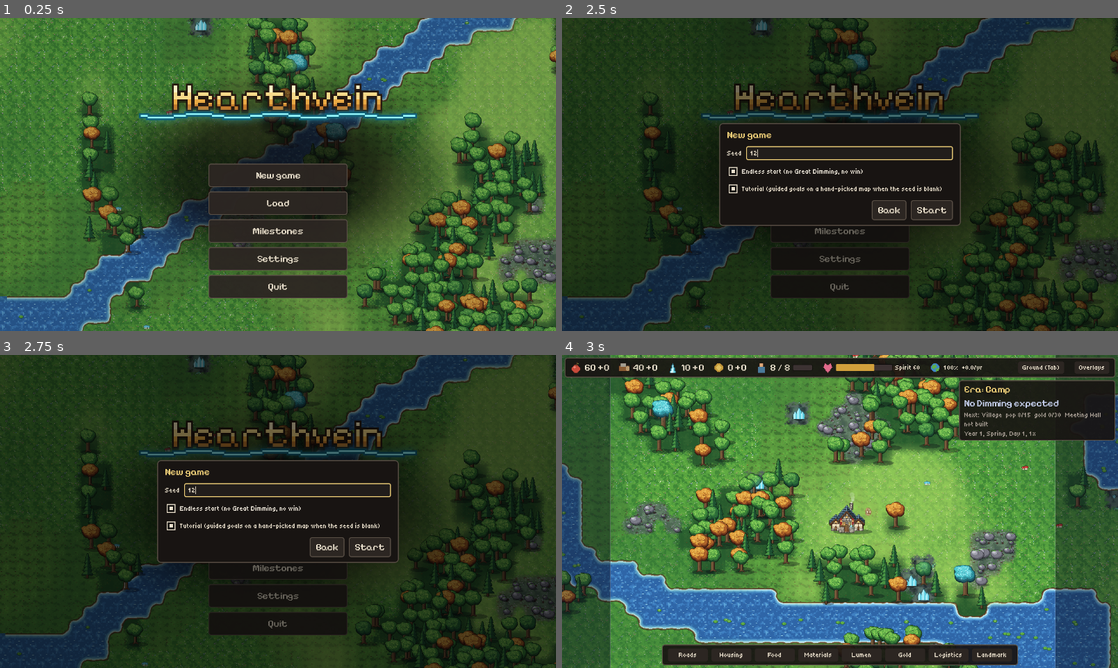
Above: before the commit, frames 1-4 (two rows, left to right).
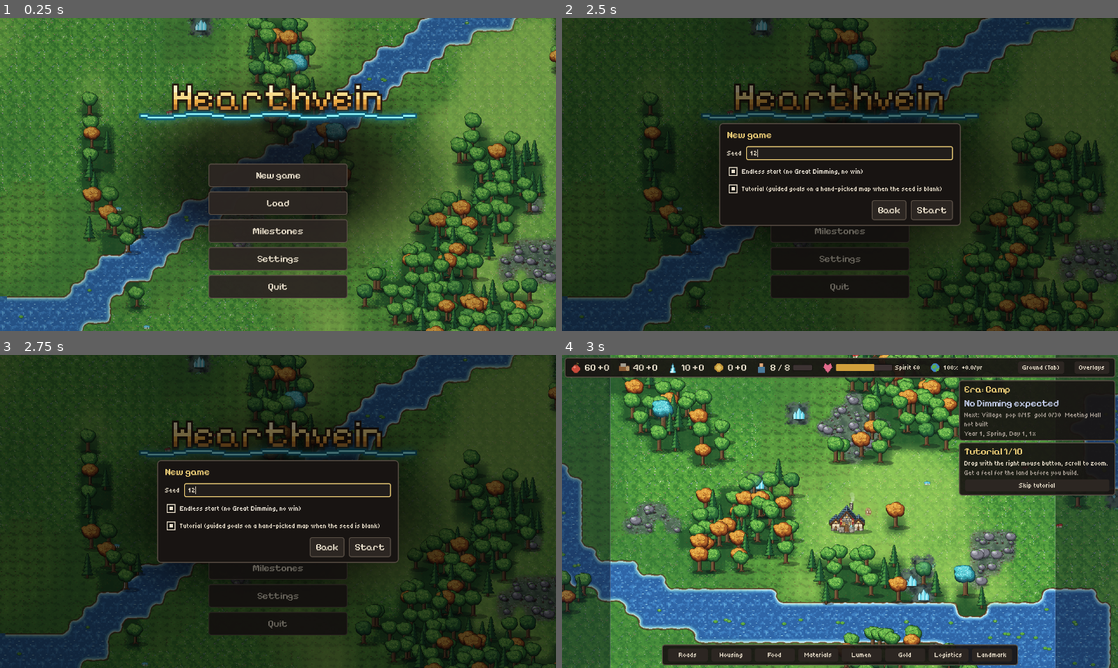
Above: after the commit, the same moments.

Repository: LastNyx/hearthvein
Game: Godot game, scene res://ui/main.tscn
Same seed, same stepped clock (60 frames per second), same inputs: the game is played once before the commit and once after it.
Inputs (mouse positions are in pixels of both pictures, inside the frame that each line leads up to):
- Up to frame 1 (0.25 s): no input
- Up to frame 2 (2.5 s): click "New game" at 0.5 s; click (851, 152) at 1.27 s; type "12" at 1.35 s; click "New game" at 2 s
- Up to frame 3 (2.75 s): no input
- Up to frame 4 (3 s): click "Start" at 2.75 s

Frames 1-3 are identical in both runs. In frame 4, 4.6% of the frame differs, in the area x 71-100%, y 27-45%.

Commit message:
Tutorial goal panel, build-bar highlight, camera goal, closing card (83-tutorial-ui.md)

Diff:
--- a/render/camera_controller.gd
+++ b/render/camera_controller.gd
@@ -1,6 +1,9 @@
 class_name CameraController
 extends Camera2D
 ## Wheel zoom in exactly 4 steps, middle-drag and WASD pan, clamped to the map. Pure maths is static.
+
+## Emitted once, when the player has both panned (drag or WASD) and zoomed (tutorial goal 1, ticket 83).
+signal explored
 
 const ZOOM_STEPS: Array[float] = [0.25, 0.5, 1.0, 2.0]
 const START_STEP := 2
@@ -10,6 +13,8 @@
 var zoom_step: int = START_STEP
 var _dragging := false
 var _right := RightDrag.new()
+var _panned := false
+var _zoomed := false
 
 
 ## True at the farthest zoom step (D46: walkers and prop shadows are not drawn there).
@@ -73,13 +78,24 @@
 		var mb := event as InputEventMouseButton
 		if mb.pressed and mb.button_index == MOUSE_BUTTON_WHEEL_UP:
 			set_zoom_step(step_index(zoom_step, 1))
+			_note(false, true)
 		elif mb.pressed and mb.button_index == MOUSE_BUTTON_WHEEL_DOWN:
 			set_zoom_step(step_index(zoom_step, -1))
+			_note(false, true)
 		elif mb.button_index == MOUSE_BUTTON_MIDDLE:
 			_dragging = mb.pressed
 	_right.feed(event)
 	if event is InputEventMouseMotion and (_dragging or _right.dragged):
 		position = _clamped(panned(position, (event as InputEventMouseMotion).relative, zoom.x))
+		_note(true, false)
+
+
+func _note(pan: bool, zoomed: bool) -> void:
+	var was := _panned and _zoomed
+	_panned = _panned or pan
+	_zoomed = _zoomed or zoomed
+	if _panned and _zoomed and not was:
+		explored.emit()
 
 
 func _process(delta: float) -> void:
@@ -90,3 +106,4 @@
 	if Input.is_physical_key_pressed(KEY_D): dir.x += 1
 	if dir != Vector2.ZERO:
 		position = _clamped(position + dir.normalized() * PAN_SPEED * delta / zoom.x)
+		_note(true, false)
--- a/sim/tutorial_system.gd
+++ b/sim/tutorial_system.gd
@@ -76,6 +76,13 @@
 		return null
 	var goals := _goals
 	return goals[_index] if _index < goals.size() else null
+
+
+## True while the tutorial is active and its current goal covers the hint `hint_id` (TutorialDef.covers_hints): the
+## hint system (ticket 84) stays quiet, the goal panel already says it.
+func covers_hint(hint_id: String) -> bool:
+	var g := current_goal()
+	return g != null and g.covers_hints.has(hint_id)
 
 
 ## Turns the tutorial on (new game option) and completes whatever is already met.
--- /dev/null
+++ b/test/test_tutorial_panel.gd
@@ -0,0 +1,207 @@
+extends GutTest
+## Ticket 83: the tutorial goal panel, the highlight on the build bar, the camera goal and the closing card.
+
+var dir: String
+var cfg: String
+
+
+func before_each() -> void:
+	dir = "/tmp/nyx-flash/hearthvein_tp_%d" % OS.get_process_id()
+	cfg = dir + ".cfg"
+	DirAccess.make_dir_recursive_absolute(dir)
+
+
+func after_each() -> void:
+	get_tree().paused = false
+	var d := DirAccess.open(dir)
+	if d != null:
+		d.list_dir_begin()
+		var f := d.get_next()
+		while f != "":
+			DirAccess.remove_absolute(dir.path_join(f))
+			f = d.get_next()
+		DirAccess.remove_absolute(dir)
+	DirAccess.remove_absolute(cfg)
+
+
+## A Main in a running game; the tutorial one by default.
+func _game(tutorial: bool = true) -> Node:
+	var main: Node = load("res://ui/main.tscn").instantiate()
+	main.saves_dir = dir
+	main.settings_path = cfg
+	add_child_autofree(main)
+	await wait_process_frames(2)
+	main.start_new_game(-1 if tutorial else 42, false, tutorial)
+	await wait_process_frames(2)
+	return main
+
+
+func _road_out(s: Settlement) -> void:
+	var start := s.map.hearth_spot + Vector2i(s.hearth.def.size.x, 0)
+	for d in [Vector2i(1, 0), Vector2i(0, 1), Vector2i(0, -1)]:
+		if s.place_road(start + d):
+			return
+	fail_test("no road tile next to the starting road")
+
+
+func _panel(main: Node) -> TutorialPanel:
+	return (main.get_node("Hud") as Hud).tutorial_panel
+
+
+func _label_texts(n: Node) -> String:
+	var out := ""
+	for c in n.find_children("*", "Label", true, false):
+		out += (c as Label).text + "\n"
+	return out
+
+
+func test_panel_shows_the_goal_follows_state_and_survives_a_load() -> void:
+	var main: Node = await _game()
+	var s: Settlement = main.settlement
+	var p := _panel(main)
+	assert_true(p.visible)
+	var texts := _label_texts(p)
+	assert_string_contains(texts, "Tutorial 1/10")
+	assert_string_contains(texts, "Drag with the right mouse button")
+	assert_string_contains(texts, "Get a feel for the land")
+	s.report_camera_moved()
+	p.refresh()
+	assert_string_contains(_label_texts(p), "Tutorial 2/10")
+	assert_true(p.check_visible(), "check flashes when a goal completes")
+	var path := dir + "/tp.save"
+	assert_eq(SaveGame.save(s, path), OK)
+	main.swap_settlement(SaveGame.load(path, main.registry))
+	await wait_process_frames(2)
+	var p2 := _panel(main)
+	assert_true(p2.visible)
+	assert_string_contains(_label_texts(p2), "Tutorial 2/10")
+	assert_string_contains(_label_texts(p2), "Draw a road")
+
+
+func test_panel_hidden_when_inactive_and_after_skip() -> void:
+	var off: Node = await _game(false)
+	assert_false(_panel(off).visible, "no tutorial")
+	var main: Node = await _game()
+	var s: Settlement = main.settlement
+	var p := _panel(main)
+	assert_true(p.visible)
+	s.skip_tutorial()
+	p.refresh()
+	assert_false(p.visible, "skipped")
+
+
+func test_skip_asks_to_confirm() -> void:
+	var main: Node = await _game()
+	var s: Settlement = main.settlement
+	var p := _panel(main)
+	var tut := s.get_system(TutorialSystem) as TutorialSystem
+	(p.find_child("Skip", true, false) as Button).pressed.emit()
+	assert_true((p.find_child("SkipConfirm", true, false) as Control).visible)
+	assert_true(tut.is_active(), "not skipped yet")
+	(p.find_child("SkipNo", true, false) as Button).pressed.emit()
+	assert_false((p.find_child("SkipConfirm", true, false) as Control).visible)
+	assert_true(tut.is_active())
+	(p.find_child("Skip", true, false) as Button).pressed.emit()
+	(p.find_child("SkipYes", true, false) as Button).pressed.emit()
+	assert_false(tut.is_active())
+
+
+func test_highlight_follows_the_goal_and_is_gone_after_skip() -> void:
+	var main: Node = await _game()
+	var s: Settlement = main.settlement
+	var hud: Hud = main.get_node("Hud")
+	assert_null(hud.highlight_button(), "camera goal has no button")
+	s.report_camera_moved()
+	hud.refresh()
+	assert_eq(hud.highlight_button(), hud._cat_buttons["roads"], "road goal: the Roads category")
+	hud.open_category("roads")
+	assert_eq(hud.highlight_button().name, &"Tool_road", "flyout open: the road tool")
+	hud.update_highlight(0.3)
+	assert_ne(hud.highlight_button().self_modulate, Color.WHITE, "pulsing")
+	_road_out(s)
+	hud.refresh()  # goal 3: two tents
+	var tent: BuildingDef = main.registry.get_building("tent")
+	assert_eq(hud._open_cat, "roads")
+	assert_eq(hud.highlight_button(), hud._cat_buttons[tent.category], "category closed: its tab pulses")
+	hud.open_category(tent.category)
+	assert_eq(hud.highlight_button(), hud.build_button("tent"), "category open: the Tent button pulses")
+	var btn := hud.highlight_button()
+	hud.update_highlight(0.3)
+	assert_ne(btn.self_modulate, Color.WHITE)
+	s.skip_tutorial()
+	hud.refresh()
+	assert_null(hud.highlight_button())
+	assert_eq(btn.self_modulate, Color.WHITE, "pulse cleared")
+
+
+func test_pan_and_zoom_send_the_camera_command() -> void:
+	var main: Node = await _game()
+	var s: Settlement = main.settlement
+	var cam: CameraController = main.get_node("Camera")
+	var tut := s.get_system(TutorialSystem) as TutorialSystem
+	var down := InputEventMouseButton.new()
+	down.button_index = MOUSE_BUTTON_MIDDLE
+	down.pressed = true
+	cam._unhandled_input(down)
+	var move := InputEventMouseMotion.new()
+	move.relative = Vector2(30, 10)
+	cam._unhandled_input(move)
+	assert_eq(tut.current_goal().id, "camera_moved", "a pan alone is not enough")
+	var wheel := InputEventMouseButton.new()
+	wheel.button_index = MOUSE_BUTTON_WHEEL_UP
+	wheel.pressed = true
+	cam._unhandled_input(wheel)
+	assert_eq(tut.current_goal().id, "road_to_hearth", "pan plus zoom completes goal 1")
+
+
+func test_live_numbers() -> void:
+	var main: Node = await _game()
+	var s: Settlement = main.settlement
+	var p := _panel(main)
+	var tut := s.get_system(TutorialSystem) as TutorialSystem
+	s.report_camera_moved()
+	_road_out(s)
+	assert_eq(tut.current_goal().id, "two_tents")
+	p.refresh()
+	assert_string_contains(_label_texts(p), "Built: 0/2")
+	var o := Vector2i(-1, -1)
+	for r in range(2, 12):
+		for dx in range(-r, r + 1):
+			for dy in range(-r, r + 1):
+				var c: Vector2i = s.map.hearth_spot + Vector2i(dx, dy)
+				if o.x < 0 and s.can_place("tent", c)["ok"]:
+					o = c
+	s.complete_site(s.buildings[s.place_building("tent", o)])
+	p.refresh()
+	assert_string_contains(_label_texts(p), "Built: 1/2")
+
+
+func test_closing_card_after_finish_not_after_skip() -> void:
+	var main: Node = await _game()
+	var s: Settlement = main.settlement
+	var p := _panel(main)
+	assert_false(p.card.visible)
+	s.skip_tutorial()
+	assert_false(p.card.visible, "skipped: no card")
+	s.events.emit("tutorial_finished", {"skipped": false})
+	assert_true(p.card.visible)
+	var texts := _label_texts(p.card)
+	assert_string_contains(texts, "Meeting Hall")
+	assert_string_contains(texts, "15 citizens")
+	assert_string_contains(texts, "30 gold")
+	assert_string_contains(texts, "F1")
+	(p.card.find_child("TutorialOk", true, false) as Button).pressed.emit()
+	assert_false(p.card.visible)
+
+
+func test_covers_hint_is_the_current_goals() -> void:
+	var main: Node = await _game()
+	var tut := main.settlement.get_system(TutorialSystem) as TutorialSystem
+	assert_false(tut.covers_hint("first_blight"))
+	var reg: DataRegistry = main.registry
+	for g in reg.tutorial_goals_in_order():
+		if g.covers_hints.size() > 0:
+			tut._index = g.order - 1
+			assert_true(tut.covers_hint(g.covers_hints[0]), g.id)
+	tut.skip(main.settlement)
+	assert_false(tut.covers_hint("first_blight"), "inactive")
--- /dev/null
+++ b/tools/tutorial_shot.gd
@@ -0,0 +1,42 @@
+extends SceneTree
+## Windowed tutorial screenshots: godot --path . -s tools/tutorial_shot.gd
+## Writes /tmp/hv_tutorial.png (a tutorial game at goal 4, the Forager, with its Food category pulsing) and
+## /tmp/hv_tutorial_done.png (the closing card).
+
+func _shoot(path: String) -> void:
+	for i in 4:
+		await process_frame
+	await RenderingServer.frame_post_draw
+	root.get_texture().get_image().save_png(path)
+
+
+func _init() -> void:
+	var main: Node = load("res://ui/main.tscn").instantiate()
+	root.add_child(main)
+	await process_frame
+	main.settings_path = "/tmp/hv_tutorial_settings.cfg"
+	main.start_new_game(-1, false, true)
+	var s: Settlement = main.settlement
+	var hud: Hud = main.get_node("Hud")
+	var tut: TutorialSystem = s.get_system(TutorialSystem)
+	s.report_camera_moved()
+	var h := s.map.hearth_spot
+	var start := h + Vector2i(s.hearth.def.size.x, 0)
+	for i in 8:
+		s.place_road(start + Vector2i(i, 0))
+	var placed := 0
+	for dy in [-2, 1]:
+		for dx in range(1, 12):
+			if placed < 2 and s.can_place("tent", start + Vector2i(dx, dy))["ok"]:
+				s.complete_site(s.buildings[s.place_building("tent", start + Vector2i(dx, dy))])
+				placed += 1
+	print("goal: ", tut.current_goal().id if tut.current_goal() != null else "none")
+	var cam: CameraController = main.get_node("Camera")
+	cam.position = (Vector2(start) + Vector2(4, 0)) * ArtLibrary.TILE
+	hud.set_process(false)  # _process would re-pulse from the clock; the shot sets the phase
+	hud.refresh()
+	hud.update_highlight(0.26)
+	await _shoot("/tmp/hv_tutorial.png")
+	s.events.emit("tutorial_finished", {"skipped": false})
+	await _shoot("/tmp/hv_tutorial_done.png")
+	quit()
--- a/ui/hud.gd
+++ b/ui/hud.gd
@@ -59,6 +59,9 @@
 var _fly_panel: PanelContainer
 var _fly_box: HBoxContainer
 var _open_cat := ""
+var tutorial_panel: TutorialPanel
+var _pulsed: Button
+var _pulse_t := 0.0
 var _acc := 0.0
 ## Hover tooltips (ticket 81): a build button or a placed building under the mouse, shown after TIP_DELAY seconds.
 const TIP_DELAY := 0.4
@@ -123,6 +126,9 @@
 	_region_map.resized.connect(_center_region_map)
 	_build_bar(col)
 	_build_tooltip()
+	tutorial_panel = TutorialPanel.new()
+	right.add_child(tutorial_panel)
+	tutorial_panel.setup(self, model.s, _float)
 	model.s.events.subscribe("era_changed", func(_e: Dictionary) -> void: _rebuild_categories())
 	model.layer_changed.connect(func(_l: int) -> void:
 		_show_flyout()
@@ -483,6 +489,8 @@
 				text += "  %s(%s)" % [e["size"] + " " if e["size"] != "" else "", e["cost"]]
 			var b := _button(_fly_box, text, 14)
 			b.pressed.connect(_pick.bind(e["kind"], e["id"]))
+			if e["kind"] != "building":
+				b.name = "Tool_" + str(e["id"])
 			if e["kind"] == "building":
 				b.name = "Build_" + str(e["id"])
 				b.set_meta("def_id", e["id"])
@@ -543,6 +551,8 @@
 	_refresh_selection()
 	_refresh_notes()
 	_region_map.refresh()
+	tutorial_panel.refresh()
+	update_highlight()
 
 
 func _refresh_layer_tag() -> void:
@@ -563,6 +573,8 @@
 
 func _process(delta: float) -> void:
 	hover_tick(delta)
+	_pulse_t += delta
+	update_highlight(_pulse_t)
 	if _sel_panel.visible:
 		_place_selection_panel()
 	if _region_map.visible:
@@ -611,6 +623,43 @@
 			var p := camera.get_global_mouse_position()
 			model.select_at(Vector2i(floori(p.x / ArtLibrary.TILE), floori(p.y / ArtLibrary.TILE)))
 			refresh()
+
+
+# ---------------------------------------------------------------- tutorial highlight (ticket 83)
+
+## The button the current tutorial goal points at, or null: the goal's build button when its category flyout is open,
+## else that category's button; the Roads category / road tool for the road goal; an overlay's button (its toggle
+## while the overlay menu is closed) for an overlay goal. Null when the tutorial is not active.
+func highlight_button() -> Button:
+	var g := (model.s.get_system(TutorialSystem) as TutorialSystem).current_goal()
+	if g == null or g.highlight == "":
+		return null
+	if _overlay_buttons.has(g.highlight):
+		return _overlay_buttons[g.highlight] if _overlay_panel.visible else _overlay_toggle
+	var cat := ""
+	var entry := ""
+	if g.highlight == "road":
+		cat = "roads"
+		entry = "Tool_road"
+	else:
+		var def := model.s.registry.get_building(g.highlight)
+		if def == null:
+			return null
+		cat = def.category
+		entry = "Build_" + g.highlight
+	if _open_cat == cat:
+		return _fly_box.find_child(entry, true, false) as Button
+	return _cat_buttons.get(cat) as Button
+
+
+## Pulses the highlighted button (self_modulate, so a disabled button's fade is kept) and clears the previous one.
+func update_highlight(t: float = 0.0) -> void:
+	var target := highlight_button()
+	if _pulsed != null and is_instance_valid(_pulsed) and _pulsed != target:
+		_pulsed.self_modulate = Color.WHITE
+	_pulsed = target
+	if target != null:
+		target.self_modulate = Color.WHITE.lerp(GOLD * 1.4, 0.5 + 0.5 * sin(t * 6.0))
 
 
 # ---------------------------------------------------------------- tooltips
--- a/ui/main.gd
+++ b/ui/main.gd
@@ -262,6 +262,7 @@
 	_add(camera)
 	camera.setup(Rect2(Vector2.ZERO, view.world_size()), view.hearth_world_pos())
 	camera.make_current()
+	camera.explored.connect(s.report_camera_moved)
 	var layer := CanvasLayer.new()
 	_add(driver)
 	var build := BuildController.new()
--- /dev/null
+++ b/ui/tutorial_panel.gd
@@ -0,0 +1,168 @@
+class_name TutorialPanel
+extends PanelContainer
+## The tutorial goal panel under the era panel (ticket 83, D59a, D66): goal n/total, the instruction and the why, live
+## numbers where they help, a Skip button with a confirm, and a check mark that flashes when a goal completes. Hidden
+## unless TutorialSystem is active. It follows the system on every refresh(), so a loaded game shows the right goal.
+## When the last goal completes (not skipped) a closing card opens: what next (Meeting Hall, Village gate numbers from
+## the EraDef) and F1 for help; its OK button closes it.
+
+const GREEN := Color("78be5a")
+
+var hud: Hud
+var s: Settlement
+var card: PanelContainer
+var _tut: TutorialSystem
+var _title: Label
+var _what: Label
+var _why: Label
+var _live: Label
+var _check: Control
+var _check_tween: Tween
+var _skip: Button
+var _confirm: HBoxContainer
+
+
+## `card_parent` is the full-screen control the closing card is centred in.
+func setup(h: Hud, settlement: Settlement, card_parent: Control) -> void:
+	hud = h
+	s = settlement
+	_tut = s.get_system(TutorialSystem) as TutorialSystem
+	name = "TutorialPanel"
+	size_flags_horizontal = Control.SIZE_SHRINK_END
+	size_flags_vertical = Control.SIZE_SHRINK_BEGIN
+	custom_minimum_size = Vector2(360, 0)
+	add_theme_stylebox_override("panel", hud._style())
+	var v := VBoxContainer.new()
+	add_child(v)
+	var head := HBoxContainer.new()
+	v.add_child(head)
+	_title = hud._label(head, 18, Hud.GOLD)
+	_title.size_flags_horizontal = Control.SIZE_EXPAND_FILL
+	_check = _Check.new()
+	_check.name = "Check"
+	_check.custom_minimum_size = Vector2(26, 24)
+	_check.visible = false
+	head.add_child(_check)
+	_what = _wrapped(hud._label(v, 16, Hud.INK))
+	_why = _wrapped(hud._label(v, 14, Hud.DIM))
+	_live = _wrapped(hud._label(v, 14, Hud.CYAN))
+	_skip = hud._button(v, "Skip tutorial", 13)
+	_skip.name = "Skip"
+	_skip.pressed.connect(func() -> void:
+		_skip.visible = false
+		_confirm.visible = true)
+	_confirm = HBoxContainer.new()
+	_confirm.name = "SkipConfirm"
+	_confirm.add_theme_constant_override("separation", 4)
+	_confirm.visible = false
+	v.add_child(_confirm)
+	hud._label(_confirm, 14, Hud.INK).text = "Skip all goals?"
+	var yes := hud._button(_confirm, "Yes, skip", 13)
+	yes.name = "SkipYes"
+	yes.pressed.connect(func() -> void: s.skip_tutorial())
+	var no := hud._button(_confirm, "Keep going", 13)
+	no.name = "SkipNo"
+	no.pressed.connect(func() -> void:
+		_confirm.visible = false
+		_skip.visible = true)
+	_build_card(card_parent)
+	s.events.subscribe("tutorial_goal_completed", func(_e: Dictionary) -> void: _flash_check())
+	s.events.subscribe("tutorial_finished", func(e: Dictionary) -> void:
+		if not bool(e["data"].get("skipped", false)):
+			card.visible = true)
+	refresh()
+
+
+func _wrapped(l: Label) -> Label:
+	l.autowrap_mode = TextServer.AUTOWRAP_WORD_SMART
+	l.custom_minimum_size = Vector2(336, 0)
+	return l
+
+
+func refresh() -> void:
+	visible = _tut.is_active()
+	var g := _tut.current_goal()
+	if g == null:
+		_confirm.visible = false
+		_skip.visible = true
+		return
+	var total := s.registry.tutorial_goals_in_order().size()
+	_title.text = "Tutorial %d/%d" % [_tut.goal_index() + 1, total]
+	var lines := g.text.split("\n", false)
+	_what.text = lines[0] if lines.size() > 0 else ""
+	_why.text = lines[1] if lines.size() > 1 else ""
+	_why.visible = _why.text != ""
+	_live.text = live_text()
+	_live.visible = _live.text != ""
+
+
+## The live numbers line for the current goal ("" when there is nothing to count).
+func live_text() -> String:
+	var g := _tut.current_goal()
+	if g == null:
+		return ""
+	match g.kind:
+		"built", "built_connected":
+			if g.amount <= 1:
+				return ""
+			var n := 0
+			for b: Building in s.buildings.values():
+				if b.def.id == g.def_id and not b.site:
+					n += 1
+			return "Built: %d/%d" % [mini(n, g.amount), g.amount]
+		"population":
+			return "Citizens: %d/%d" % [s.citizens.size(), g.amount]
+		"dimming_stock":
+			var t := _tut.stock_targets(s)
+			if not t["ready"]:
+				return "Waiting for a Dimming forecast."
+			return "Lumen %d/%d   Food %d/%d" % [floori(t["lumen_have"]), ceili(t["lumen_target"]),
+					floori(t["food_have"]), ceili(t["food_target"])]
+	return ""
+
+
+func check_visible() -> bool:
+	return _check.visible
+
+
+func _flash_check() -> void:
+	if _check_tween != null:
+		_check_tween.kill()
+	_check.visible = true
+	_check.modulate = Color.WHITE
+	_check_tween = create_tween()
+	_check_tween.tween_interval(0.8)
+	_check_tween.tween_property(_check, "modulate:a", 0.0, 0.6)
+	_check_tween.tween_callback(func() -> void: _check.visible = false)
+
+
+func _build_card(parent: Control) -> void:
+	card = PanelContainer.new()
+	card.name = "TutorialCard"
+	card.add_theme_stylebox_override("panel", hud._style(Hud.PANEL_BG, Hud.GOLD))
+	card.visible = false
+	parent.add_child(card)
+	card.set_anchors_preset(Control.PRESET_CENTER)
+	card.grow_horizontal = Control.GROW_DIRECTION_BOTH
+	card.grow_vertical = Control.GROW_DIRECTION_BOTH
+	var v := VBoxContainer.new()
+	v.add_theme_constant_override("separation", 8)
+	card.add_child(v)
+	hud._label(v, 18, Hud.GOLD).text = "Tutorial complete"
+	var next := ""
+	var era := s.registry.get_era("village")
+	if era != null:
+		var lm := s.registry.get_building(era.gate_landmark)
+		next = "Next: reach the %s era. Build the %s, and have %d citizens and %d gold." % [era.display_name,
+				lm.display_name if lm != null else era.gate_landmark, era.gate_pop, era.gate_gold]
+	_wrapped(hud._label(v, 16, Hud.INK)).text = next
+	_wrapped(hud._label(v, 16, Hud.DIM)).text = "Press F1 for help any time."
+	var ok := hud._button(v, "OK", 16)
+	ok.name = "TutorialOk"
+	ok.pressed.connect(func() -> void: card.visible = false)
+
+
+## The goal-complete tick: a green check mark drawn as lines (the pixel fonts have no check glyph).
+class _Check extends Control:
+	func _draw() -> void:
+		draw_polyline(PackedVector2Array([Vector2(3, 12), Vector2(10, 19), Vector2(23, 4)]), TutorialPanel.GREEN, 3.0)
Not shown, added: test/test_tutorial_panel.gd.uid
Not shown, added: tools/tutorial_shot.gd.uid
Not shown, added: ui/tutorial_panel.gd.uid
